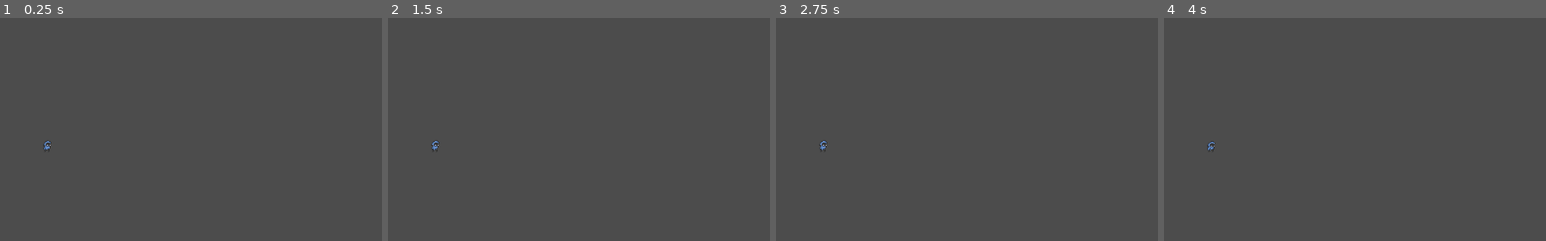
Above: before the commit, frames 1-4 (left to right).
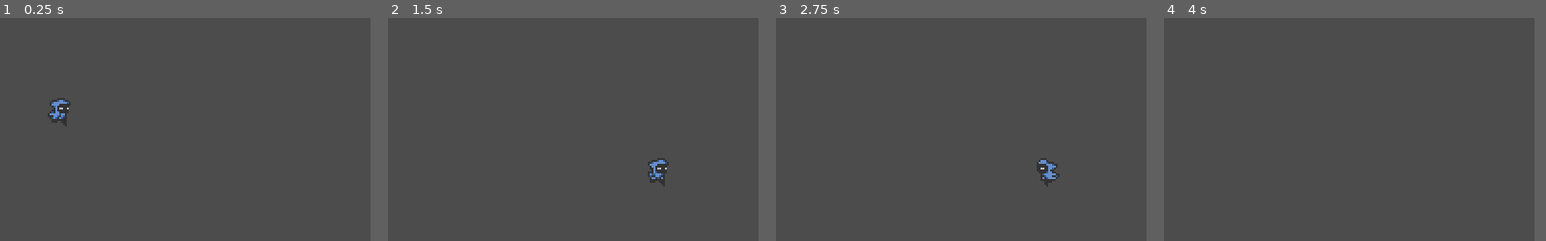
Above: after the commit, the same moments.

Repository: waltyy/Platformer-Game---2022
Game: Godot game, scene res://Scenes/World.tscn
Two runs of this game, one before a commit and one after it. Both use one fixed random seed, a clock stepped at 60 frames per second and the inputs below. The project has no main scene, so this scene is started directly.
Inputs:
- Up to frame 1 (0.25 s): no input
- Up to frame 2 (1.5 s): hold D (right, bound only after the commit) from 0.53 s (still down); tap Space (jump, bound only after the commit) at 0.6, 0.77, 1.07, 1.35 s
- Up to frame 3 (2.75 s): tap Space (jump, bound only after the commit) at 1.52, 1.82, 2.1 s; release D (right, bound only after the commit) at 2.03 s; hold A (left, bound only after the commit) from 2.03 s (still down)
- Up to frame 4 (4 s): release A (left, bound only after the commit) at 2.78 s; hold D (right, bound only after the commit) from 2.78 s (still down); tap Space (jump, bound only after the commit) at 2.85, 3.02, 3.32, 3.6, 3.77 s
The pictures show only the part of the screen within x 26-76%, y 18-68%; the shares and areas given below are measured in that part.
In our replay, the window is 800x468 before the commit and 600x400 after it. These sizes can differ from the game's own. Grey fills any space a smaller window leaves; there, only what the larger window draws over its background counts as a difference.

The runs differ from the first frame. In frame 1, 0.6% of the frame differs, in the area x 11-19%, y 35-60%; in frame 2, 0.5%; in frame 3, 0.5%; in frame 4, less than 0.1%.

Commit message:
Animating Jumping - Day 3
More code and jumping

Diff:
--- a/Scenes/Player.gd
+++ b/Scenes/Player.gd
@@ -1,5 +1,76 @@
 extends KinematicBody2D
+
+export (int) var speed = 120
+export (int) var jump_speed = -180
+export (int) var gravity = 400
+export (int) var slide_speed = 400
+
+var velocity = Vector2.ZERO
+
+export (float) var friction = 10
+export (float) var acceleration = 25
+
+enum state {IDLE, RUNNING, PUSHING, ROLLING, JUMP, STARTJUMP, FALL, ATTACK}
+
+onready var player_state = state.IDLE
 
 func _ready():
 	$AnimationPlayer.play("idle")
 	pass
+
+func update_animation(anim):
+	if velocity.x < 0 :
+		$Sprite.flip_h = true
+	elif velocity.x > 0:
+		$Sprite.flip_h = false
+	match(anim):
+		state.FALL:
+			$AnimationPlayer.play("fall")
+		state.ATTACK:
+			$AnimationPlayer.play("attack"	)
+		state.IDLE:
+			$AnimationPlayer.play("idle")
+		state.JUMP:
+			$AnimationPlayer.play("jump")
+		state.PUSHING:
+			$AnimationPlayer.play("pushing")
+		state.RUNNING:
+			$AnimationPlayer.play("running")
+
+	pass
+
+func handle_state(player_state):
+	match (player_state):
+		state.STARTJUMP:
+			velocity.y = jump_speed
+	pass
+
+func get_input():
+	var dir = Input.get_action_strength("right") - Input.get_action_strength("left")
+	if dir != 0:
+		velocity.x = move_toward(velocity.x, dir*speed, acceleration)
+	else:
+		velocity.x = move_toward(velocity.x, 0, friction)
+
+func _physics_process(delta):
+	get_input()
+	print(is_on_floor())
+	if velocity == Vector2.ZERO:
+		player_state = state.IDLE
+	if Input.is_action_just_pressed("jump") and is_on_floor():
+		player_state = state.STARTJUMP
+	elif velocity.x != 0:
+		player_state = state.RUNNING
+
+	if not is_on_floor():
+		if velocity.y < 0:
+			player_state = state.JUMP
+		if velocity.y > 0:
+			player_state = state.FALL
+
+	handle_state(player_state)
+	update_animation(player_state)
+
+	#set gravity
+	velocity.y += gravity * delta
+	velocity = move_and_slide(velocity, Vector2.UP)
--- a/Scenes/World.tscn
+++ b/Scenes/World.tscn
@@ -1,8 +1,17 @@
-[gd_scene load_steps=2 format=2]
+[gd_scene load_steps=3 format=2]
 
 [ext_resource path="res://Scenes/Player.tscn" type="PackedScene" id=1]
+
+[sub_resource type="RectangleShape2D" id=1]
+extents = Vector2( 510.5, 10 )
 
 [node name="World" type="Node2D"]
 
 [node name="Player" parent="." instance=ExtResource( 1 )]
-position = Vector2( 335, 279 )
+position = Vector2( 138, 77 )
+
+[node name="StaticBody2D" type="StaticBody2D" parent="."]
+
+[node name="CollisionShape2D" type="CollisionShape2D" parent="StaticBody2D"]
+position = Vector2( 507, 139 )
+shape = SubResource( 1 )
--- a/project.godot
+++ b/project.godot
@@ -12,6 +12,19 @@
 
 config/name="Platformer"
 config/icon="res://icon.png"
+
+[display]
+
+window/size/width=300
+window/size/height=200
+window/size/test_width=1200
+window/size/test_height=800
+window/stretch/mode="2d"
+window/stretch/aspect="keep"
+
+[global]
+
+window=false
 
 [importer_defaults]
 
@@ -37,6 +50,26 @@
 "svg/scale": 1.0
 }
 
+[input]
+
+right={
+"deadzone": 0.5,
+"events": [ Object(InputEventKey,"resource_local_to_scene":false,"resource_name":"","device":0,"alt":false,"shift":false,"control":false,"meta":false,"command":false,"pressed":false,"scancode":68,"physical_scancode":0,"unicode":0,"echo":false,"script":null)
+, Object(InputEventKey,"resource_local_to_scene":false,"resource_name":"","device":0,"alt":false,"shift":false,"control":false,"meta":false,"command":false,"pressed":false,"scancode":16777233,"physical_scancode":0,"unicode":0,"echo":false,"script":null)
+ ]
+}
+left={
+"deadzone": 0.5,
+"events": [ Object(InputEventKey,"resource_local_to_scene":false,"resource_name":"","device":0,"alt":false,"shift":false,"control":false,"meta":false,"command":false,"pressed":false,"scancode":65,"physical_scancode":0,"unicode":0,"echo":false,"script":null)
+, Object(InputEventKey,"resource_local_to_scene":false,"resource_name":"","device":0,"alt":false,"shift":false,"control":false,"meta":false,"command":false,"pressed":false,"scancode":16777231,"physical_scancode":0,"unicode":0,"echo":false,"script":null)
+ ]
+}
+jump={
+"deadzone": 0.5,
+"events": [ Object(InputEventKey,"resource_local_to_scene":false,"resource_name":"","device":0,"alt":false,"shift":false,"control":false,"meta":false,"command":false,"pressed":false,"scancode":32,"physical_scancode":0,"unicode":0,"echo":false,"script":null)
+ ]
+}
+
 [physics]
 
 common/enable_pause_aware_picking=true
